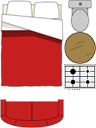
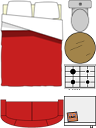
Layers edited between the first and the second 96x128 image:
added layer "fridge.png" above "table.png" over [64, 96, 96, 128]
